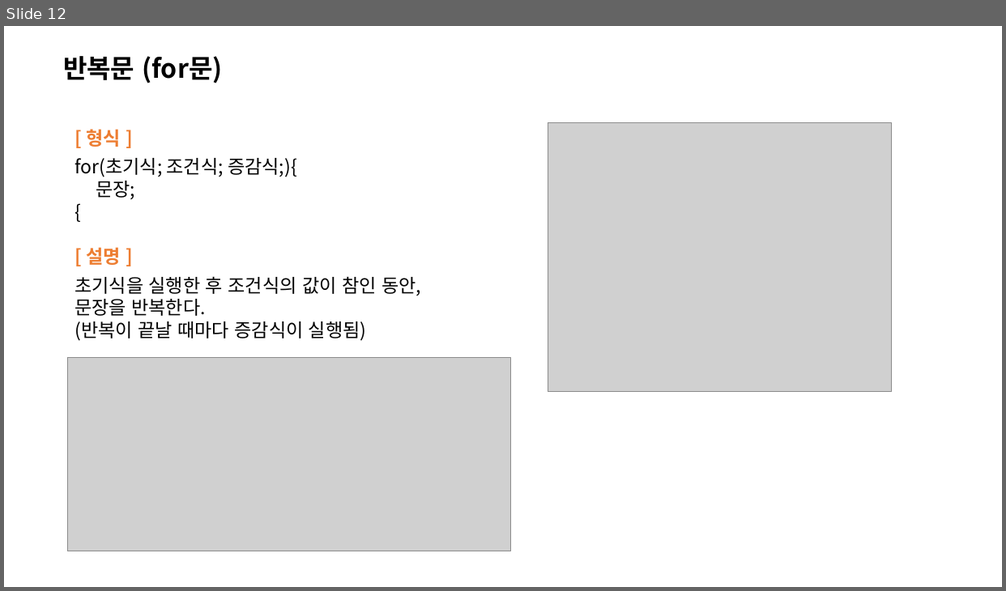
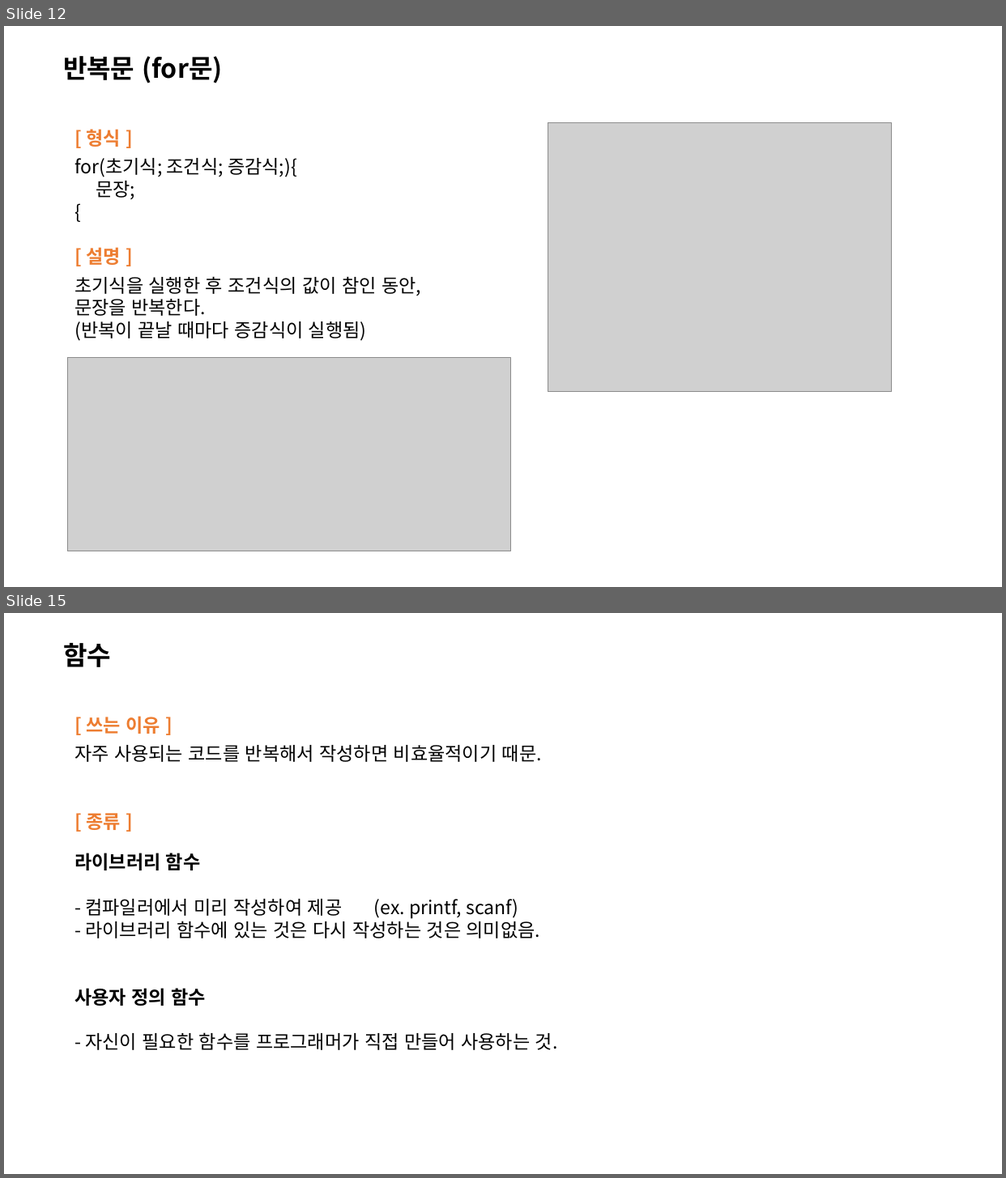
Before and after one commit to HyunKyu-Song/etc, a slide deck: C언어 기본 문법.pptx. Shown one above the other, each under a label of ours: slide 12 before the commit, slides 12 and 15 after it; the slides between them are not shown. The pictures are 1006x591 and 1006x1178 pixels, drawn with LibreOffice and Linux fonts; fonts in the diff are those of the drawing; grey boxes stand for pictures. Boxes give left, top, right and bottom in pixels: in the first picture for what was removed or moved away, otherwise in the second. Text is boxed around its words. In the diff, an @@ line names an element or a change of style, - is before the commit and + after.

```diff
--- a/C언어 기본 문법.pptx
+++ b/C언어 기본 문법.pptx
@@ slide 15 added at (4,613,1002,1174), background #FFFFFF @@
@@ text added at (63,643,111,667), 25 pt, text #000000, bold @@
+함수
@@ text added at (74,716,558,1050), 18 pt, text #000000 @@
+[ 쓰는 이유 ]
+자주 사용되는 코드를 반복해서 작성하면 비효율적이기 때문.
+[ 종류 ]
+라이브러리 함수
+- 컴파일러에서 미리 작성하여 제공 (ex. printf, scanf)
+- 라이브러리 함수에 있는 것은 다시 작성하는 것은 의미없음.
+사용자 정의 함수
+- 자신이 필요한 함수를 프로그래머가 직접 만들어 사용하는 것.
```
Also in this commit, not shown: 2 slides changed, 5 other slides added, 3 other files.
